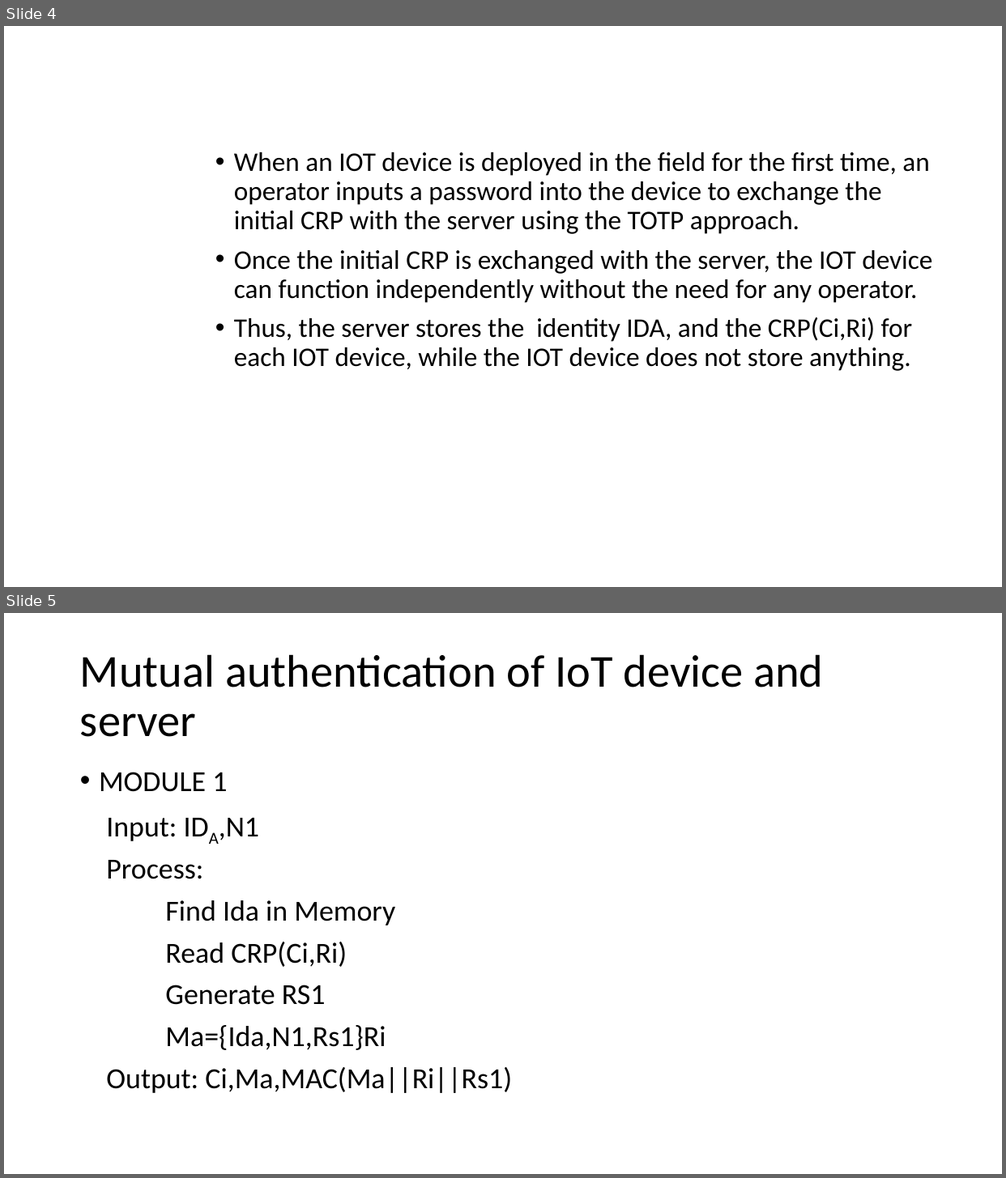
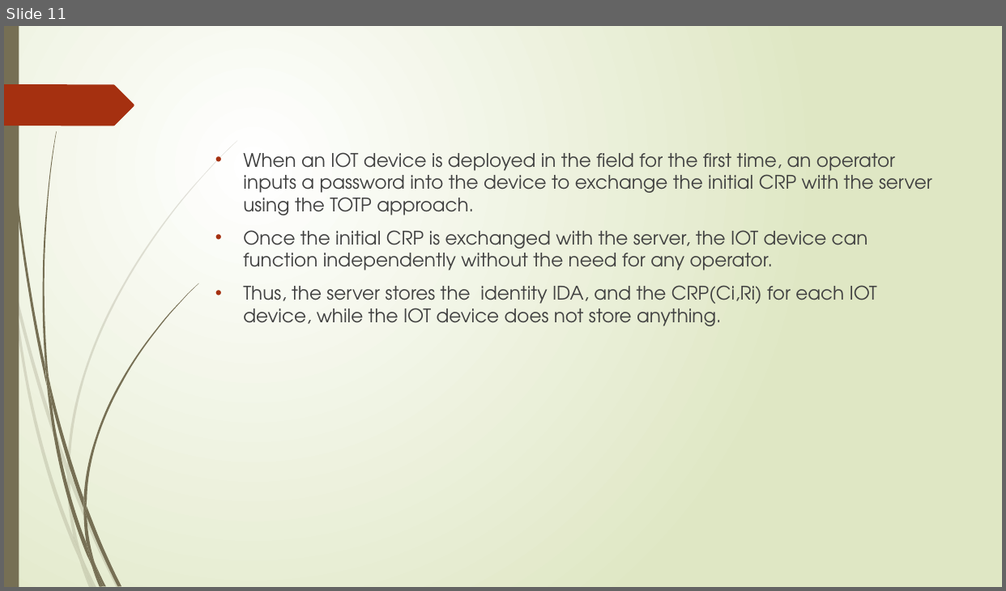
Before and after one commit to vinotha8888/authentication, a slide deck: mat.pptx. Shown one above the other, each under a label of ours: slides 4 and 5 before the commit, slide 11 after it. The pictures are 1006x1178 and 1006x591 pixels, drawn with LibreOffice and Linux fonts; fonts in the diff are those of the drawing. Boxes give left, top, right and bottom in pixels: in the first picture for what was removed or moved away, otherwise in the second. Text is boxed around its words. In the diff, an @@ line names an element or a change of style, - is before the commit and + after.

```diff
--- a/mat.pptx
+++ b/mat.pptx
@@ slide 5 removed at (4,613,1002,1174), background #FFFFFF @@
@@ title removed at (80,654,823,737) @@
-Mutual authentication of IoT device and server
@@ text removed at (99,772,512,1093) @@
-• MODULE 1
-Input: IDA,N1
-Process:
-Find Ida in Memory
-Read CRP(Ci,Ri)
-Generate RS1
-Ma={Ida,N1,Rs1}Ri
-Output: Ci,Ma,MAC(Ma||Ri||Rs1)
@@ what was slide 4 is now slide 11 @@
@@ slide 11 changed as well @@
@@ background #FFFFFF to gradient #FFFFFF to #DFE8C4 @@
@@ rectangle added at (4,26,19,587), fill #766F54 @@
@@ freeform shape added at (4,84,134,126), fill #A53010 @@
@@ text "When an IOT device is ..." at (243,152,932,327): size 25.9 to 18 pt, font Calibri to TeX Gyre Adventor, text colour #000000 to #404040; indent changed; line spacing 0.9 to 1 @@
@@ group added at (4,140,237,587): 10 freeform shapes @@
@@ group added at (6,26,198,587): 12 freeform shapes @@
```
Also in this commit, not shown: 3 other slides changed, 8 slides added, 4 other slides removed.
